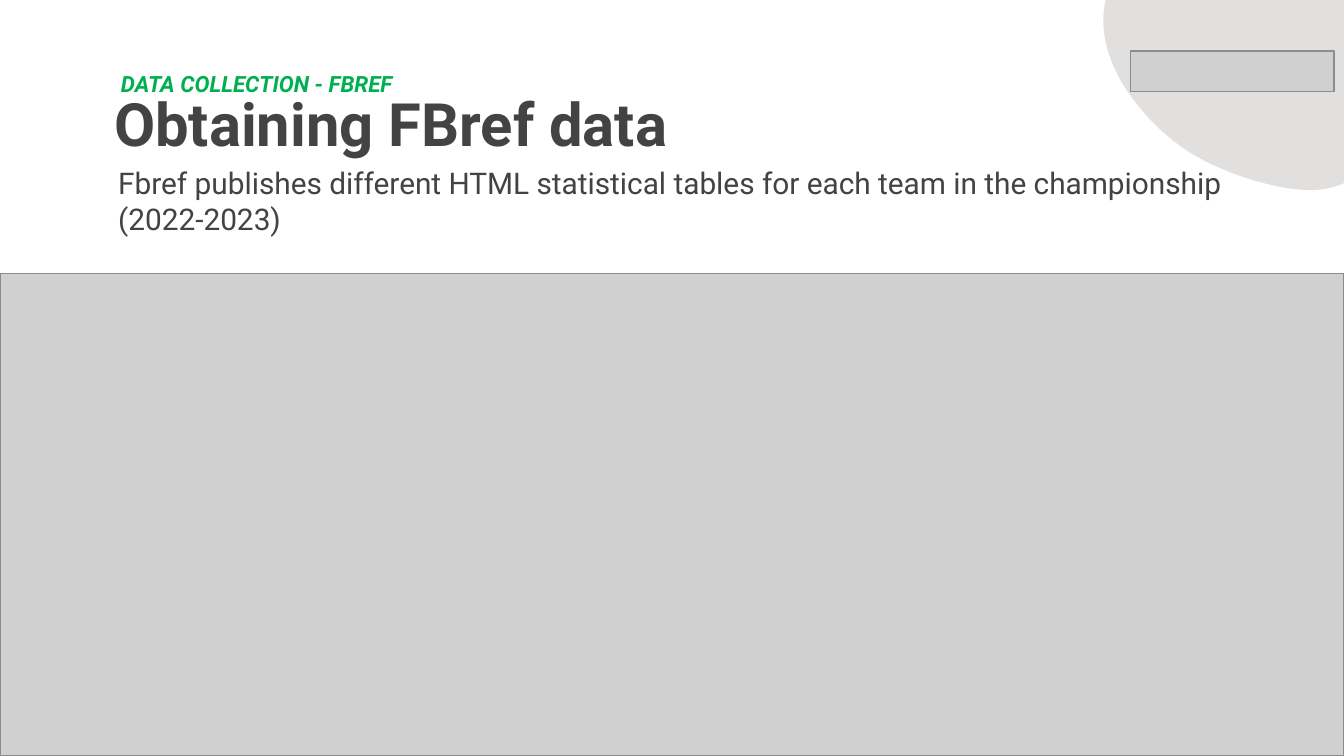
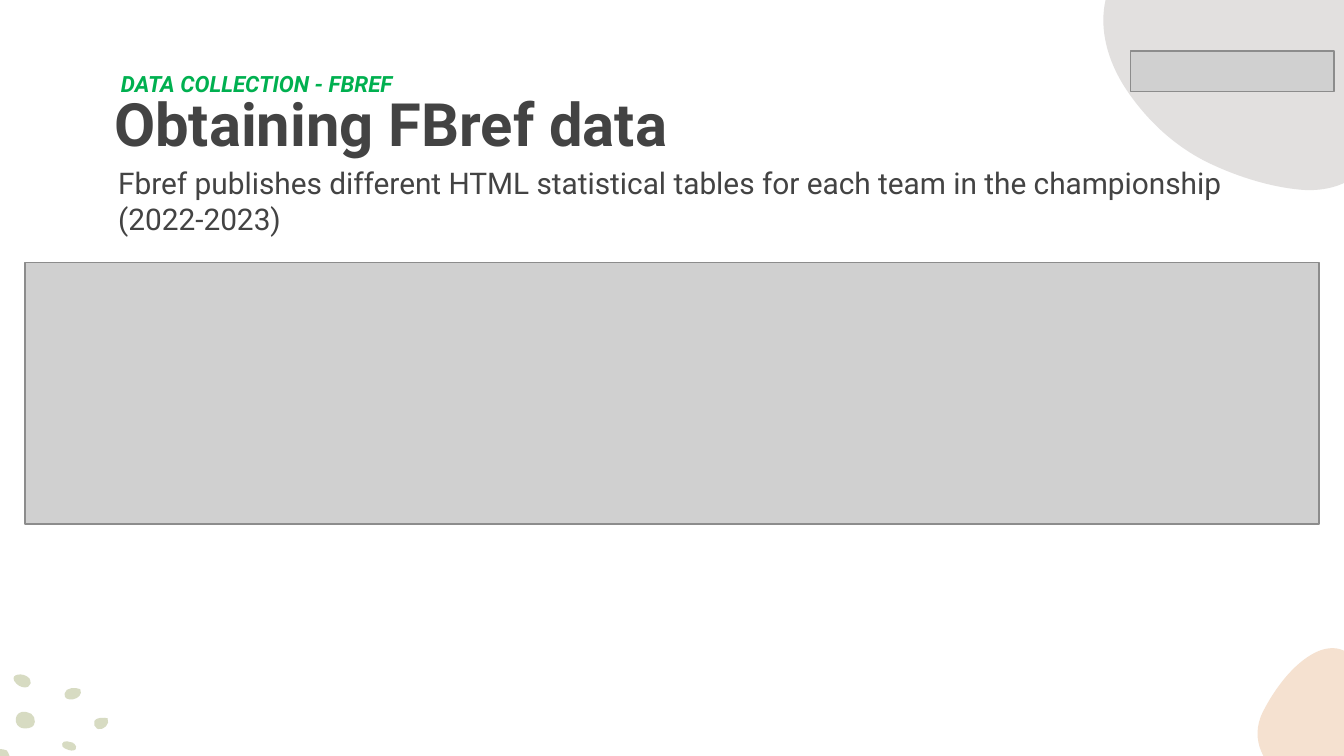
Before and after one commit to Malesone/The-winner-of-the-next-game, a slide deck: slide 4 of Presentation.pptx. Drawn at 1344x756 pixels with LibreOffice and Linux fonts; fonts in the diff are those of the drawing; grey boxes stand for pictures; background and template pictures are left out. Boxes give left, top, right and bottom in pixels: in the first picture for what was removed or moved away, otherwise in the second. Text is boxed around its words. In the diff, an @@ line names an element or a change of style, - is before the commit and + after.

```diff
--- a/Presentation.pptx
+++ b/Presentation.pptx
@@ picture: place and size @@
-picture at [0, 273, 1344, 755]
+picture at [24, 262, 1318, 524]
@@ group added at [6, 668, 113, 734]: 4 freeform shapes @@
```
Also in this commit, not shown: 5 other slides changed, 4 slides added, 1 slide removed, 1 other file.
